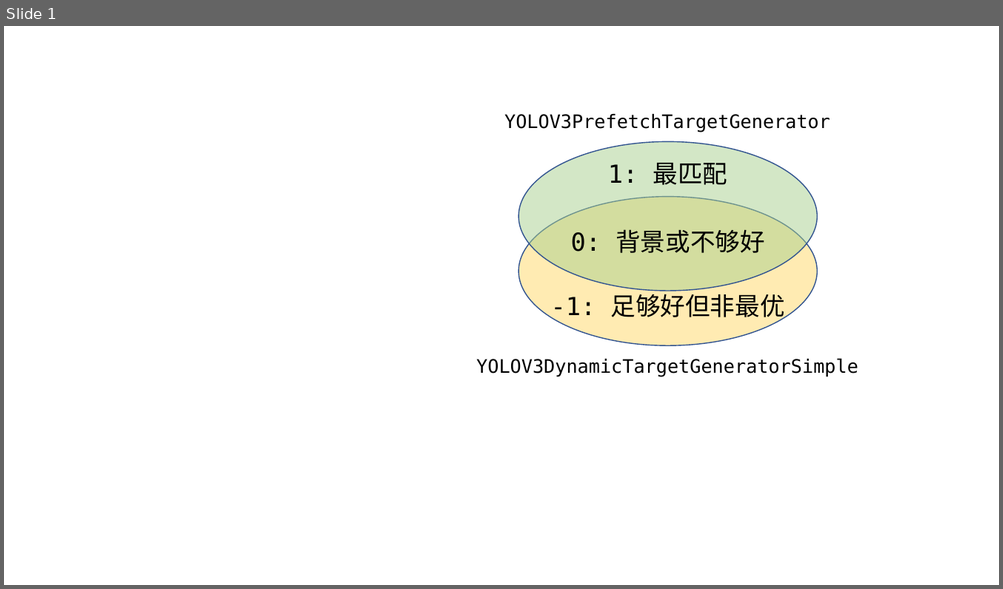
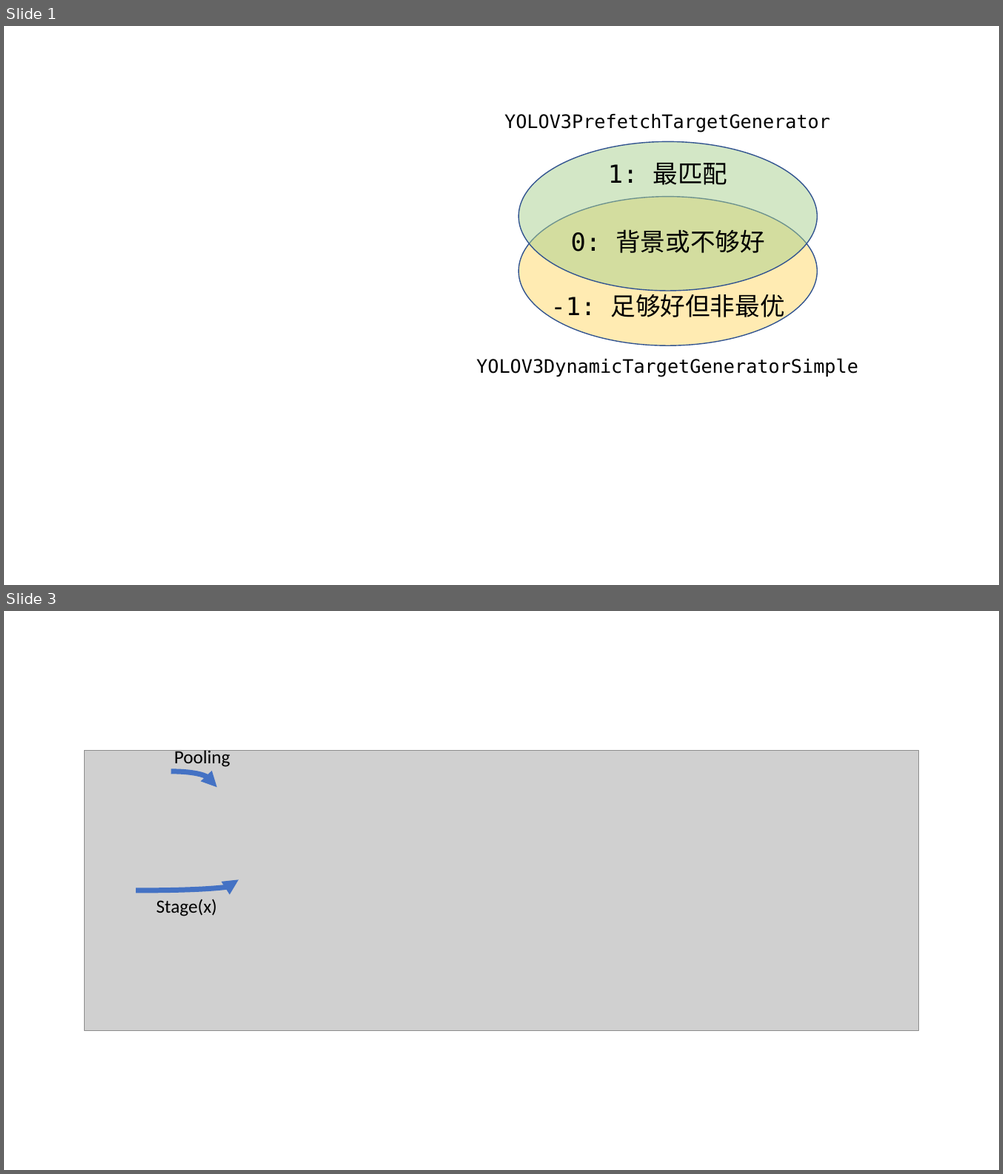
Before and after one commit to YimianDai/images, a slide deck: illustration.pptx. Shown one above the other, each under a label of ours: slide 1 before the commit, slides 1 and 3 after it; the slides between them are not shown. The pictures are 1003x589 and 1003x1174 pixels, drawn with LibreOffice and Linux fonts; fonts in the diff are those of the drawing; grey boxes stand for pictures. Boxes give left, top, right and bottom in pixels: in the first picture for what was removed or moved away, otherwise in the second. Text is boxed around its words. In the diff, an @@ line names an element or a change of style, - is before the commit and + after.

```diff
--- a/illustration.pptx
+++ b/illustration.pptx
@@ slide 3 added at box(4, 611, 999, 1170), background #FFFFFF @@
@@ group added at box(85, 748, 919, 1031): 2 curved arrows, 2 texts, 1 picture @@
+Pooling
+Stage(x)
```
Also in this commit, not shown: 1 other file.
